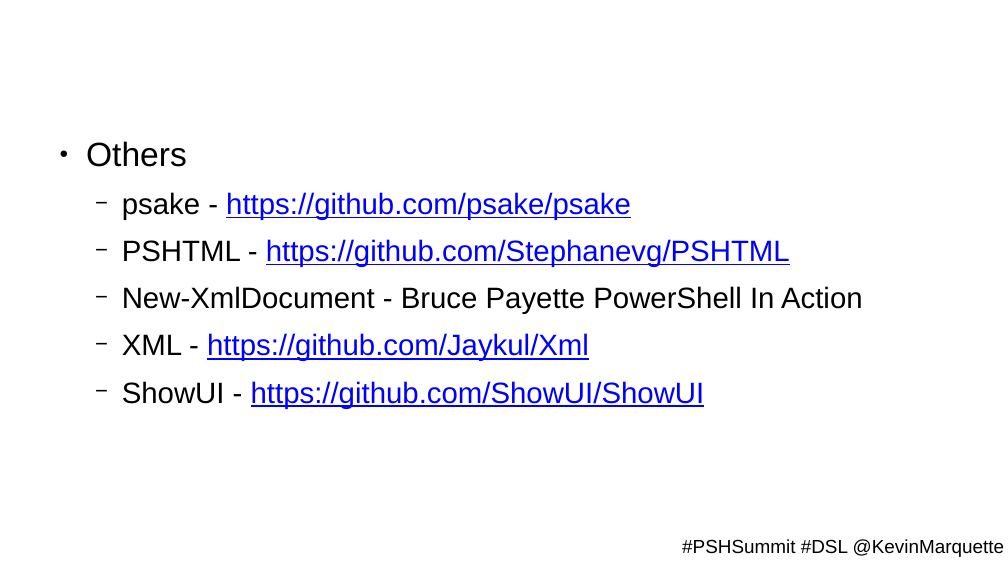
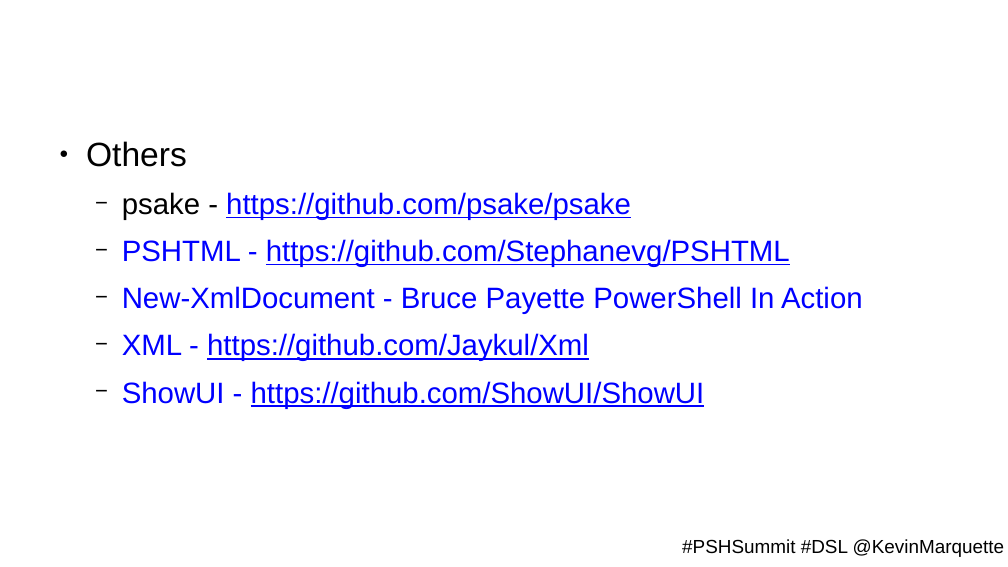
Before and after one commit to KevinMarquette/DSLPresentation, a slide deck: slide 15 of PSSummit-DSL.pptx (slide 22 before the commit). Drawn at 1008x567 pixels with LibreOffice and Linux fonts; fonts in the diff are those of the drawing; background and template pictures are left out. Boxes give left, top, right and bottom in pixels: in the first picture for what was removed or moved away, otherwise in the second. Text is boxed around its words. In the diff, an @@ line names an element or a change of style, - is before the commit and + after.

```diff
--- a/PSSummit-DSL.pptx
+++ b/PSSummit-DSL.pptx
@@ text at box(122, 239, 863, 409): text colour #000000 to #0000FF in "PSHTML -", "New-XmlDocument - Bruce Payette PowerShell In Action", "XML -", "ShowUI -" @@
```
Also in this commit, not shown: 5 other slides changed, 5 slides added, 7 slides removed, 7 other files.
